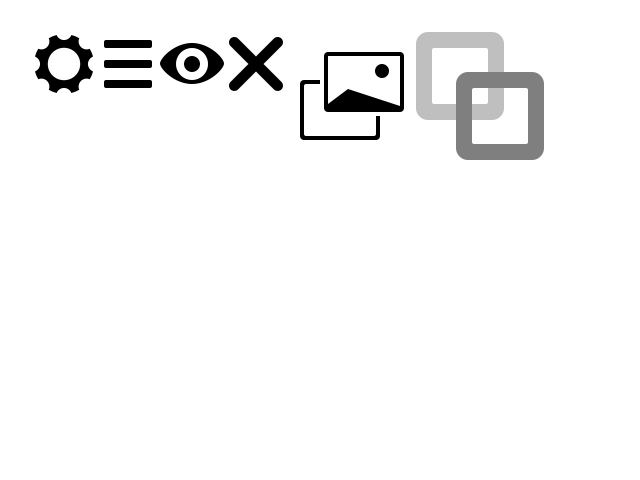
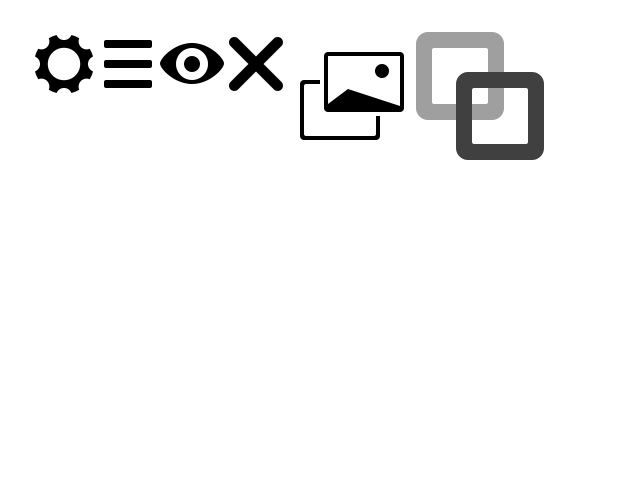
Layers edited between the first and the second 640x480 image:
"Group 1": opacity 50% → 75% over [416, 32, 544, 160]
